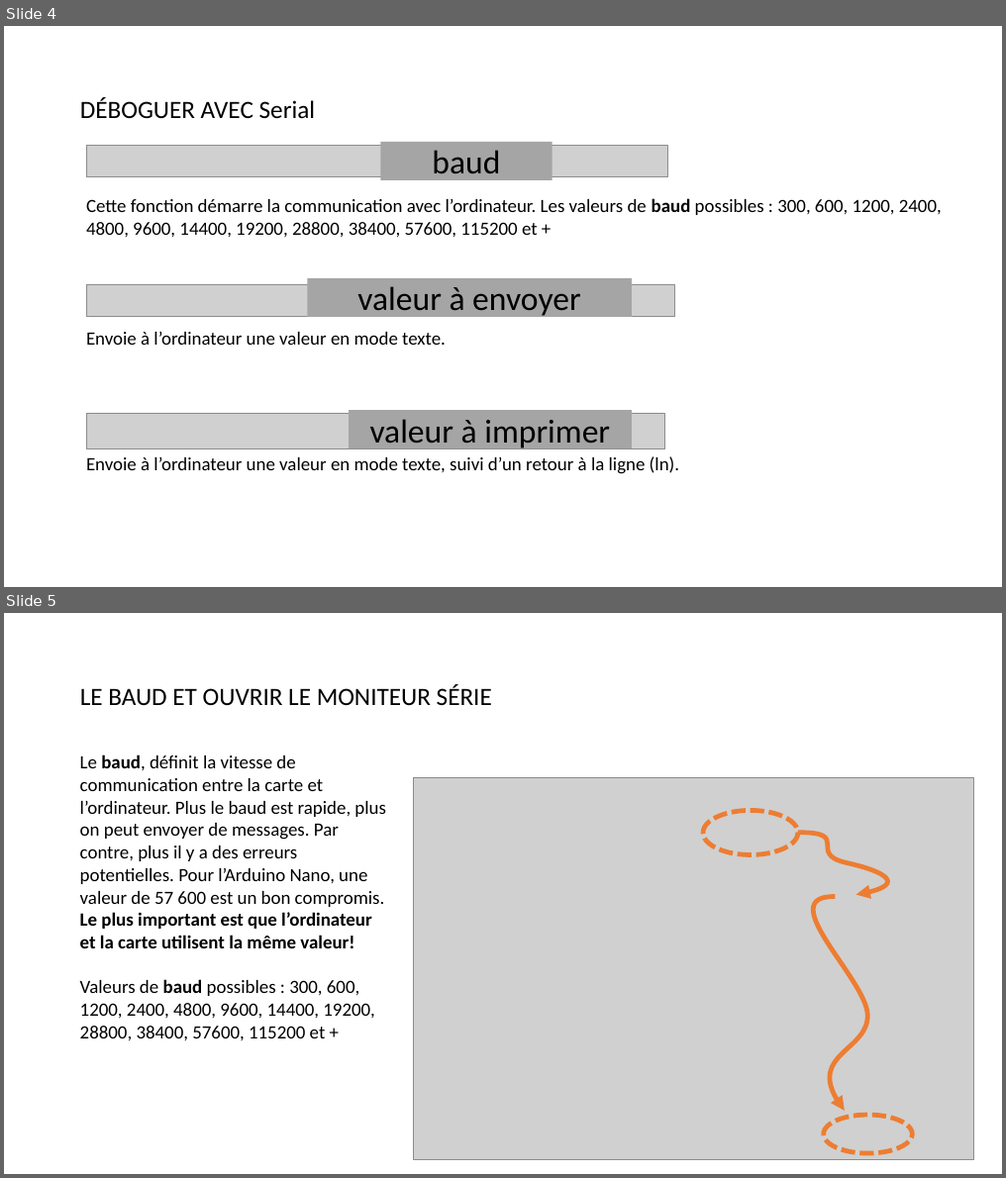
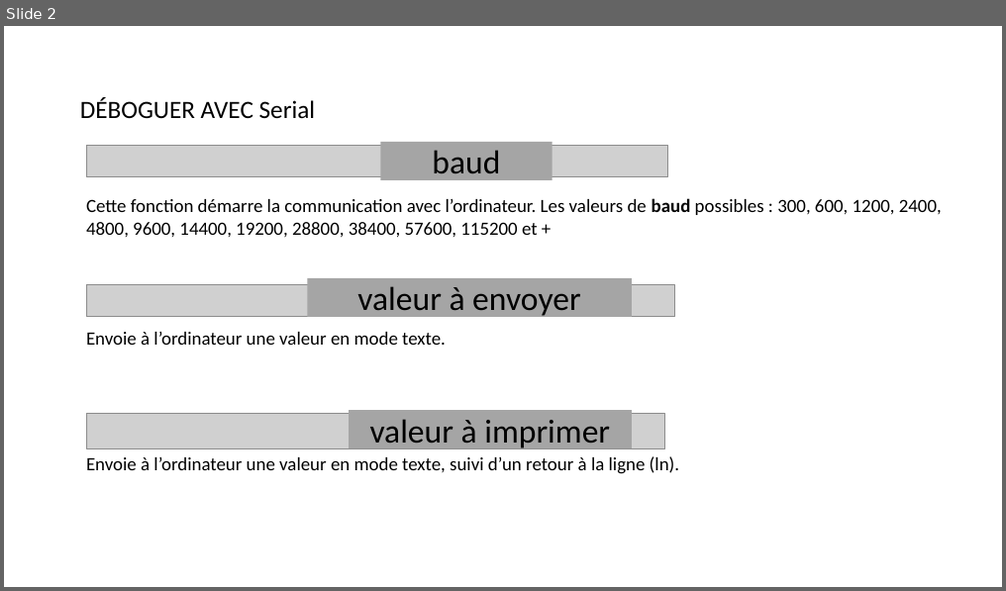
Before and after one commit to tim-montmorency/rel-electro-immersif, a slide deck: rel-electro-immersif-originals/ascii_seriel.pptx. Shown one above the other, each under a label of ours: slides 4 and 5 before the commit, slide 2 after it. The pictures are 1006x1178 and 1006x591 pixels, drawn with LibreOffice and Linux fonts; fonts in the diff are those of the drawing; grey boxes stand for pictures. Boxes give left, top, right and bottom in pixels: in the first picture for what was removed or moved away, otherwise in the second. Text is boxed around its words. In the diff, an @@ line names an element or a change of style, - is before the commit and + after.

```diff
--- a/rel-electro-immersif-originals/ascii_seriel.pptx
+++ b/rel-electro-immersif-originals/ascii_seriel.pptx
@@ slide 5 removed at box(4, 613, 1002, 1174), background #FFFFFF @@
@@ title removed at box(80, 684, 492, 706) @@
-LE BAUD ET OUVRIR LE MONITEUR SÉRIE
@@ text removed at box(80, 755, 386, 1042) @@
-Le baud, définit la vitesse de communication entre la carte et l’ordinateur. Plus le baud est rapide, plus on peut envoyer de messages. Par contre, plus il y a des erreurs potentielles. Pour l’Arduino Nano, une valeur de 57 600 est un bon compromis. Le plus important est que l’ordinateur et la carte utilisent la même valeur!
-Valeurs de baud possibles : 300, 600, 1200, 2400, 4800, 9600, 14400, 19200, 28800, 38400, 57600, 115200 et +
@@ group removed at box(414, 777, 973, 1160): 2 freeform shapes, 2 ellipses, 1 picture @@
@@ what was slide 4 is now slide 2 @@
```
Also in this commit, not shown: 1 other slide removed, 45 other files.
